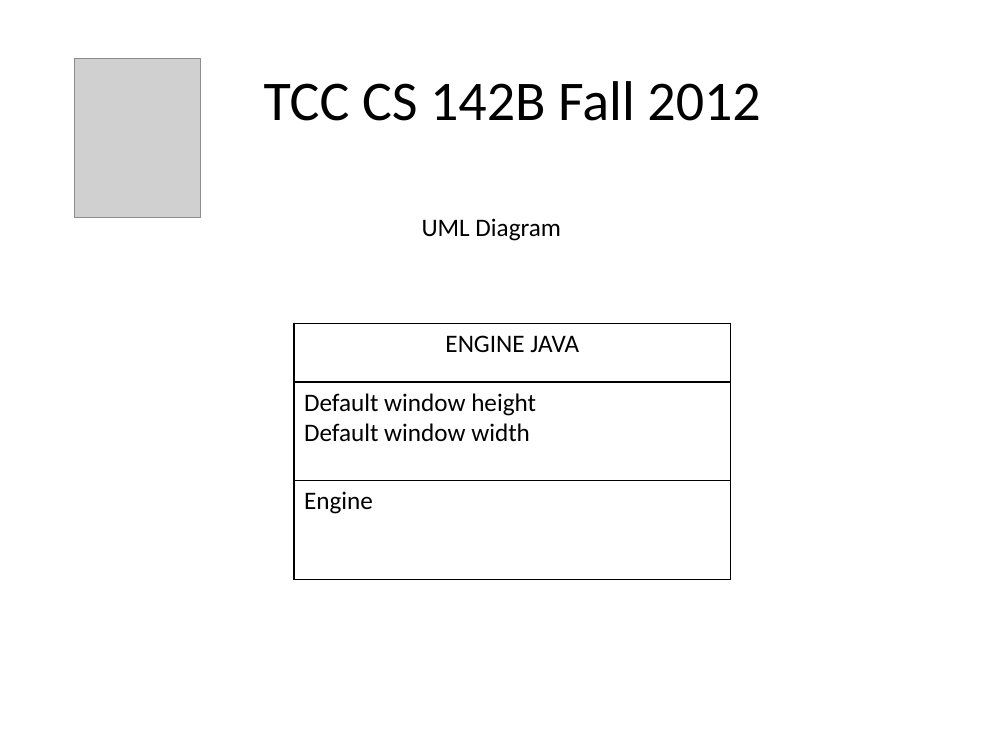
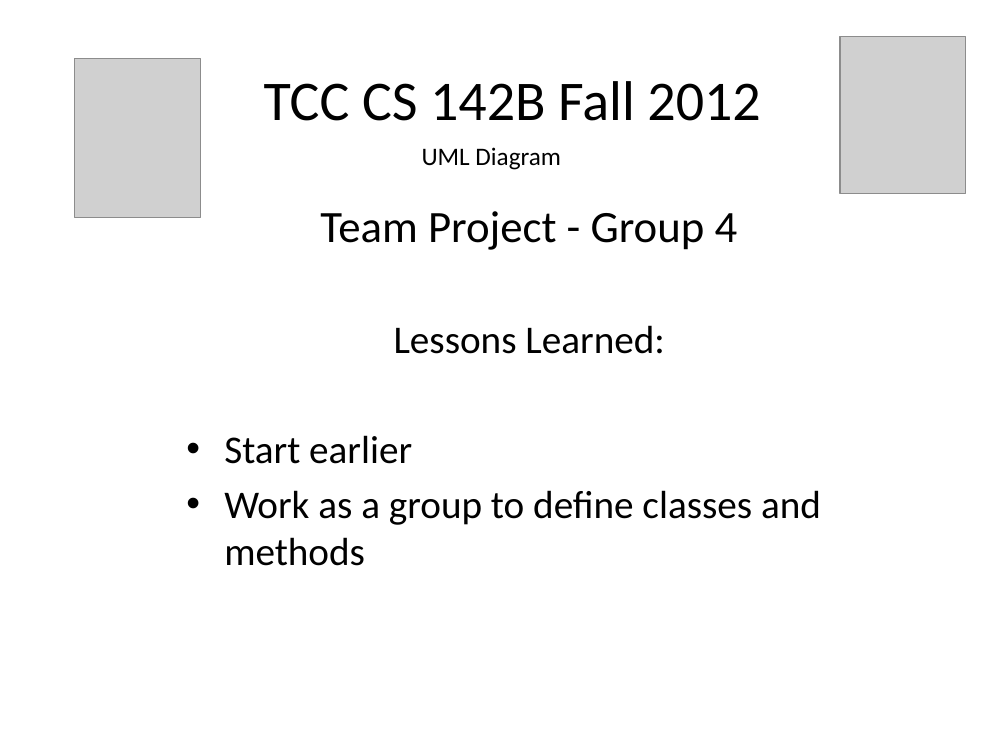
Before and after one commit to samhug/cs_142_final_project, a slide deck: slide 8 of JAVA Group Project Presentation.pptx (slide 4 before the commit). Drawn at 1008x756 pixels with LibreOffice and Linux fonts; fonts in the diff are those of the drawing; grey boxes stand for pictures. Boxes give left, top, right and bottom in pixels: in the first picture for what was removed or moved away, otherwise in the second. Text is boxed around its words. In the diff, an @@ line names an element or a change of style, - is before the commit and + after.

```diff
--- a/JAVA Group Project Presentation.pptx
+++ b/JAVA Group Project Presentation.pptx
@@ picture added at <box>840,36,966,193</box> @@
@@ text "UML Diagram": place and size @@
-text "UML Diagram" at <box>422,218,561,241</box>
+text "UML Diagram" at <box>422,147,561,170</box>
@@ text added at <box>224,211,821,566</box>, 28 pt, text #000000 @@
+Team Project - Group 4
+Lessons Learned:
+• Start earlier
+• Work as a group to define classes and methods
@@ table removed at <box>294,324,731,580</box>, 3 rows, 1 columns @@
-ENGINE JAVA
-Default window height / Default window width
-Engine
```
Also in this commit, not shown: 5 other slides changed, 3 slides added, 4 slides removed.
